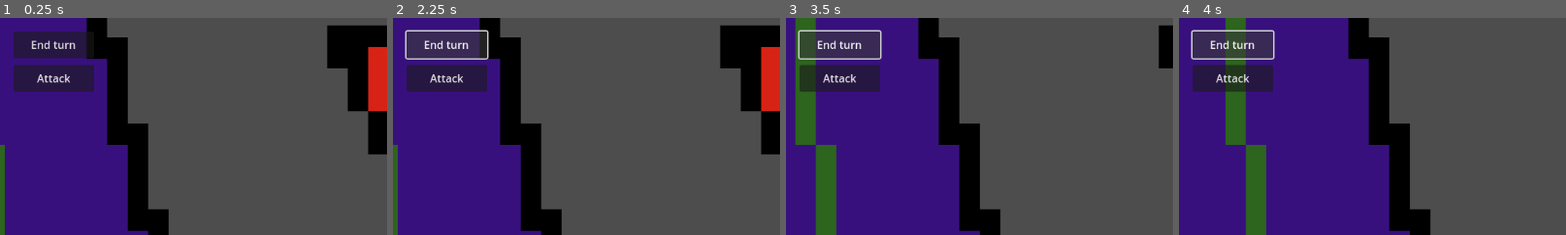
Above: before the commit, frames 1-4 (left to right).
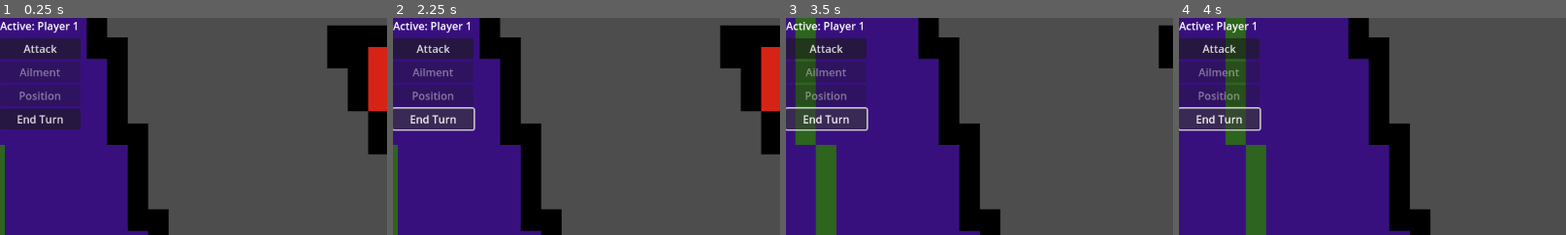
Above: after the commit, the same moments.

Repository: CSC-3380-Fall-2026/Team-8
Game: Godot game, scene res://Scenes/Main.tscn
The game is run twice, just before and just after one commit, with the same random seed, the same clock (stepped at 60 frames per second) and the same inputs.
Inputs:
- Up to frame 1 (0.25 s): no input
- Up to frame 2 (2.25 s): click "Attack" at 0.5 s; click "End Turn" at 1.25 s; click "End turn" (after the commit: "End Turn") at 2 s
- Up to frame 3 (3.5 s): tap Enter (ui_accept) at 2.75, 3.02 s; hold Right (ui_right) from 2.78 s (still down)
- Up to frame 4 (4 s): keep holding Right (ui_right); tap Enter (ui_accept) at 3.77 s
The pictures show only the part of the screen within x 0-50%, y 0-50%; the shares and areas given below are measured in that part.

The runs differ from the first frame. In frame 1, 8.3% of the frame differs, in the area x 0-25%, y 1-52%; in frame 2, 9.3%, in the area x 0-25%, y 1-53%; in frame 3, 8.4%; in frame 4, 8.6%.

Commit message:
Integrate enemy attacks with turn manager and connect action menu to attacks

Diff:
--- a/Scenes/CombatMenu.tscn
+++ b/Scenes/CombatMenu.tscn
@@ -1,6 +1,6 @@
-[gd_scene load_steps=2 format=3]
+[gd_scene load_steps=2 format=3 uid="uid://pqlrx1rck643"]
 
-[ext_resource type="Script" path="res://Scripts/CombatMenu.gd" id="1"]
+[ext_resource type="Script" uid="uid://bv3s0o2x8k7qi" path="res://Scripts/CombatMenu.gd" id="1"]
 
 [node name="CombatMenu" type="Control"]
 layout_mode = 3
--- a/Scenes/Main.tscn
+++ b/Scenes/Main.tscn
@@ -19,11 +19,13 @@
 position = Vector2(486, 891)
 
 [node name="CombatMenu" parent="." instance=ExtResource("5_menu")]
+z_index = 10
 
 [node name="TurnManager" type="Node" parent="." groups=["turn_manager"]]
 script = ExtResource("turn_manager")
 
 [node name="TurnUI" type="CanvasLayer" parent="."]
+visible = false
 
 [node name="EndTurn" type="Button" parent="TurnUI"]
 offset_left = 20.0
@@ -39,5 +41,9 @@
 offset_bottom = 110.0
 text = "Attack"
 
+[connection signal="pressed" from="CombatMenu/AttackButton" to="TurnManager" method="player_attack"]
+[connection signal="pressed" from="CombatMenu/EndTurnButton" to="TurnManager" method="end_turn"]
 [connection signal="pressed" from="TurnUI/EndTurn" to="TurnManager" method="end_turn"]
 [connection signal="pressed" from="TurnUI/AttackButton" to="TurnManager" method="player_attack"]
+
+[editable path="CombatMenu"]
--- a/Scenes/Player 1.tscn
+++ b/Scenes/Player 1.tscn
@@ -6,9 +6,8 @@
 [ext_resource type="Script" uid="uid://diyxr612uos8c" path="res://Scripts/Player_HP.gd" id="3_v06ft"]
 [ext_resource type="Script" uid="uid://bib5qogfoc53f" path="res://Scenes/Player_Defeat.gd" id="5_e3jxj"]
 [ext_resource type="Script" uid="uid://t6k0ud8e38wt" path="res://Scripts/PlayerAttack.gd" id="6_cp16i"]
-[ext_resource type="Script" path="res://Scripts/WeaponLoadout.gd" id="7_loadout"]
-
-[ext_resource type="Script" path="res://Scripts/AilmentDuration.gd" id="ailment_duration"]
+[ext_resource type="Script" uid="uid://d301300lfhggi" path="res://Scripts/WeaponLoadout.gd" id="7_loadout"]
+[ext_resource type="Script" uid="uid://o30aoyg5r810" path="res://Scripts/AilmentDuration.gd" id="ailment_duration"]
 
 [sub_resource type="SpriteFrames" id="SpriteFrames_st5jt"]
 animations = [{
--- a/Scenes/Player_Defeat.gd
+++ b/Scenes/Player_Defeat.gd
@@ -1,8 +1,7 @@
 extends Node
 
 @onready var player_health = get_node("../Health")
-@onready var player_movement = get_parent()
-@onready var defeat_label = get_node("../DefeatUI/DefeatLabel")
+@onready var player_movement: CharacterBody2D = get_parent() as CharacterBody2D
 
 func _ready():
 	player_health.health_depleted.connect(defeat_player)
@@ -10,5 +9,4 @@
 func defeat_player():
 	player_movement.velocity = Vector2.ZERO
 	player_movement.set_physics_process(false)
-	defeat_label.show()
-	print("Player Defeated!")
+	print(player_movement.name, " defeated!")
--- a/Scripts/turn_manager.gd
+++ b/Scripts/turn_manager.gd
@@ -7,51 +7,80 @@
 
 var current_turn: Turn = Turn.PLAYER
 var active_player_index: int = 0
+var combat_ended: bool = false
 @onready var party_manager:Node = get_parent()
 
 func _ready() -> void:
-	call_deferred("start_player_turn")
+	call_deferred("begin_player_phase")
+
+func begin_player_phase() -> void:
+	if combat_ended:
+		return
+	current_turn = Turn.PLAYER
+	active_player_index = 0
+	turn_changed.emit("PLAYER")
+	start_player_turn()
 
 func start_player_turn() -> void:
 	current_turn = Turn.PLAYER
-	var active_player: Node = party_manager.get_member(active_player_index)
-	if active_player == null:
-		push_error("Active player not found.")
-		return
-	if active_player_index == 0:
-		turn_changed.emit("PLAYER")
-	print("Turn started: ", active_player.name)
+
+	while active_player_index < party_manager.party_members.size():
+		if is_player_alive(active_player_index):
+			var active_player: Node = party_manager.get_member(active_player_index)
+			print("Turn started: ", active_player.name)
+			return
+		active_player_index += 1
+	print("NO LIVING PLAYERS AVAILABLE")
 
 func start_enemy_turn() -> void:
+	if combat_ended:
+		return
 	current_turn = Turn.ENEMY
 	turn_changed.emit("ENEMY")
 	print("Turn started: ENEMY")
 	await get_tree().create_timer(1.5).timeout
+	if not is_inside_tree() or combat_ended:
+		return
+	var enemy_health: Health = party_manager.get_node_or_null("Enemy/Health") as Health
+	if enemy_health != null and enemy_health.health > 0:
+		enemy_attack()
 	turn_ended.emit("ENEMY")
-	active_player_index = 0
-	start_player_turn()
+	var any_player_alive: bool = false
+	for index: int in range(party_manager.party_members.size()):
+		if is_player_alive(index):
+			any_player_alive = true
+			break
+	if not any_player_alive:
+		combat_ended = true
+		print("PARTY DEFEATED: COMBAT ENDED")
+		for member: Node in party_manager.party_members:
+			var defeat_label: Label = member.get_node_or_null("DefeatUI/DefeatLabel") as Label
+			if defeat_label != null:
+				defeat_label.text = "PARTY DEFEATED!"
+				defeat_label.show()
+		return
+	begin_player_phase()
 
 func end_turn() -> void:
-	if current_turn != Turn.PLAYER:
+	if combat_ended or current_turn != Turn.PLAYER:
+		return
+	active_player_index += 1
+	while active_player_index < party_manager.party_members.size():
+		if is_player_alive(active_player_index):
+			start_player_turn()
+			return
+		active_player_index += 1
+	turn_ended.emit("PLAYER")
+	start_enemy_turn()
+
+func player_attack() -> void:
+	if combat_ended or current_turn != Turn.PLAYER:
 		return
 	var active_player: Node = party_manager.get_member(active_player_index)
 	if active_player == null:
 		push_error("Active player not found.")
 		return
-
-	active_player_index += 1
-	if active_player_index < party_manager.party_members.size():
-		start_player_turn()
-	else:
-		turn_ended.emit("PLAYER")
-		start_enemy_turn()
-
-func player_attack() -> void:
-	if current_turn != Turn.PLAYER:
-		return
-	var active_player: Node = party_manager.get_member(active_player_index)
-	if active_player == null:
-		push_error("Active player not found.")
+	if not is_player_alive(active_player_index):
 		return
 
 	var attack_component: Node = active_player.get_node_or_null("PlayerAttack")
@@ -65,4 +94,34 @@
 		return
 	attack_component.attack(enemy_health)
 	print(active_player.name, " attacked! Enemy HP: ", enemy_health.health)
+	if enemy_health.health <= 0:
+		combat_ended = true
+		print("COMBAT ENDED: VICTORY")
+		return
 	end_turn()
+
+@export var enemy_attack_damage: int = 5
+func enemy_attack() -> void:
+	var living_members: Array[Node] = []
+	for member: Node in party_manager.party_members:
+		var member_health: Health = member.get_node_or_null("Health") as Health
+		if member_health != null and member_health.health > 0:
+			living_members.append(member)
+
+	if living_members.is_empty():
+		print("NO LIVING PARTY MEMBERS REMAIN")
+		return
+
+	var target: Node = living_members.pick_random()
+	var target_health: Health = target.get_node("Health") as Health
+
+	target_health.health -= enemy_attack_damage
+	print("Enemy attacked ", target.name, " for ", enemy_attack_damage, " damage!")
+	print(target.name, " HP remaining: ", target_health.health)
+
+func is_player_alive(index: int) -> bool:
+	var member: Node = party_manager.get_member(index)
+	if member == null:
+		return false
+	var member_health: Health = member.get_node_or_null("Health") as Health
+	return member_health != null and member_health.health > 0
Not shown: 1 places in Scenes/Main.tscn that only renumber resources
Not shown: 1 places in Scenes/Player 1.tscn that only renumber resources
Not shown: 1 places in Scenes/Player 2.tscn that only renumber resources
